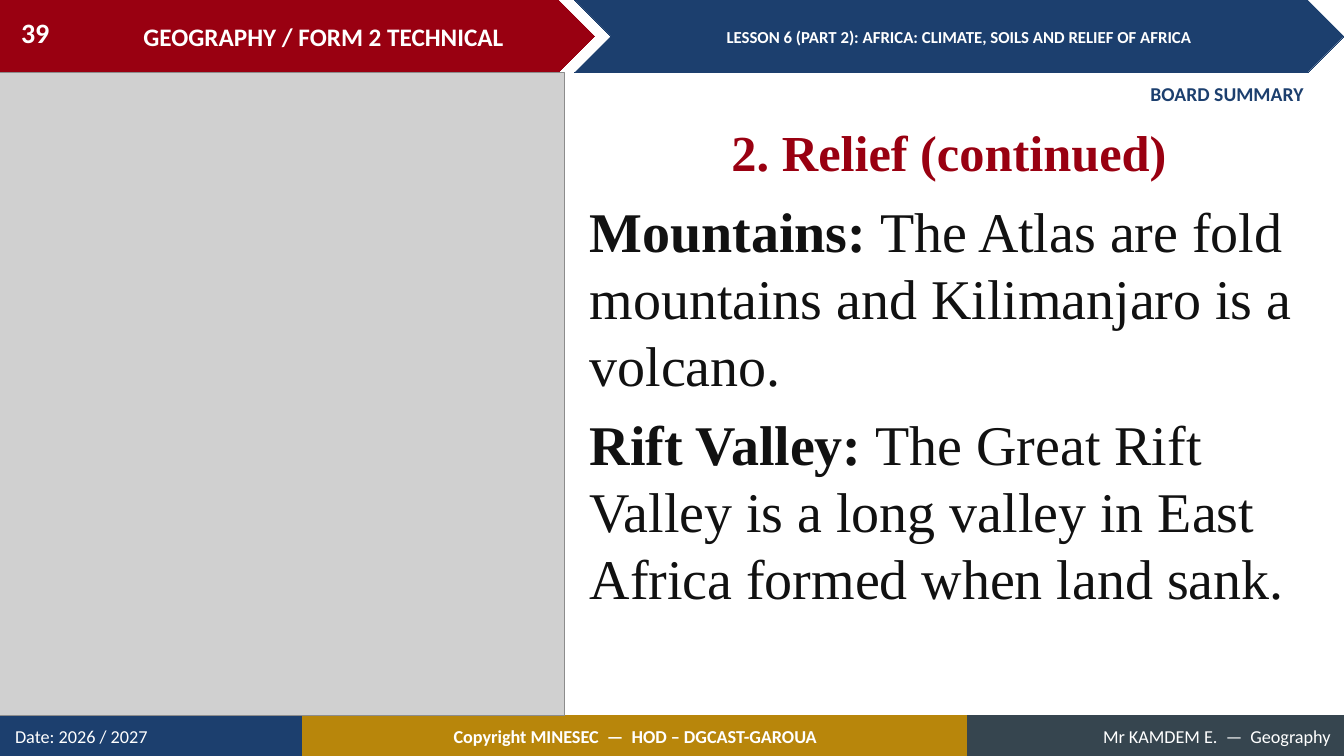
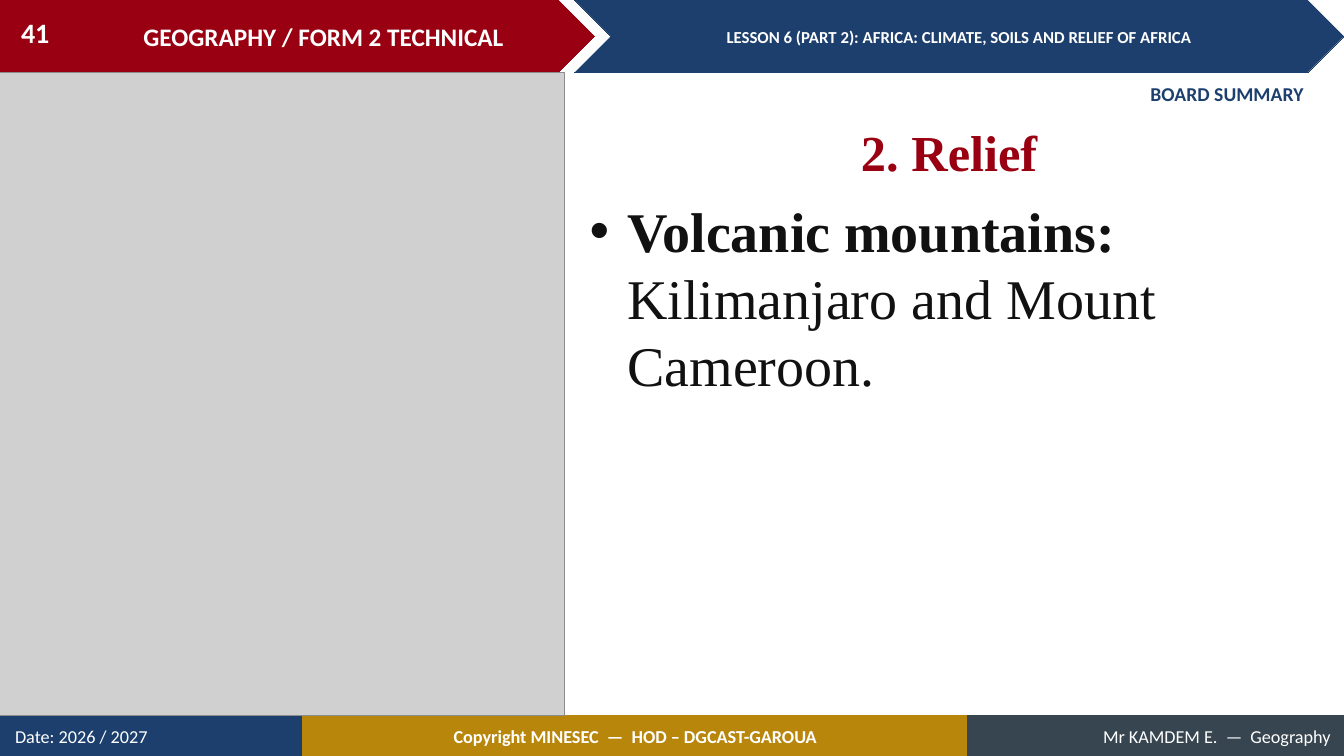
Before and after one commit to Berthautk/linea-github, a slide deck: slide 41 of lecons/F2T/27_S21_L6_P2_Africa_Climate_Soils_Relief.pptx (slide 39 before the commit). Drawn at 1344x756 pixels with LibreOffice and Linux fonts; fonts in the diff are those of the drawing; grey boxes stand for pictures. Boxes give left, top, right and bottom in pixels: in the first picture for what was removed or moved away, otherwise in the second. Text is boxed around its words. In the diff, an @@ line names an element or a change of style, - is before the commit and + after.

```diff
--- a/lecons/F2T/27_S21_L6_P2_Africa_Climate_Soils_Relief.pptx
+++ b/lecons/F2T/27_S21_L6_P2_Africa_Climate_Soils_Relief.pptx
@@ page number at (21, 24, 49, 43): text changed @@
-39
+41
@@ text at (861, 135, 1037, 172): text changed @@
-2. Relief (continued)
+2. Relief
@@ text at (627, 213, 1155, 387): text changed @@
-Mountains: The Atlas are fold mountains and Kilimanjaro is a volcano.
-Rift Valley: The Great Rift Valley is a long valley in East Africa formed when land sank.
+• Volcanic mountains: Kilimanjaro and Mount Cameroon.
```
Also in this commit, not shown: 22 other slides changed, 6 slides added, 1 slide removed, 36 other files.
